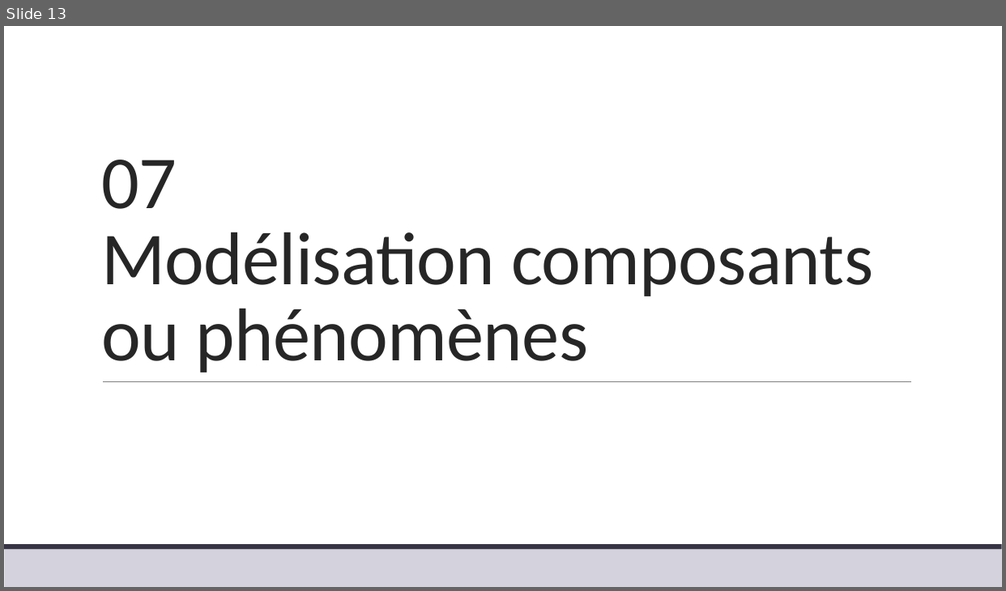
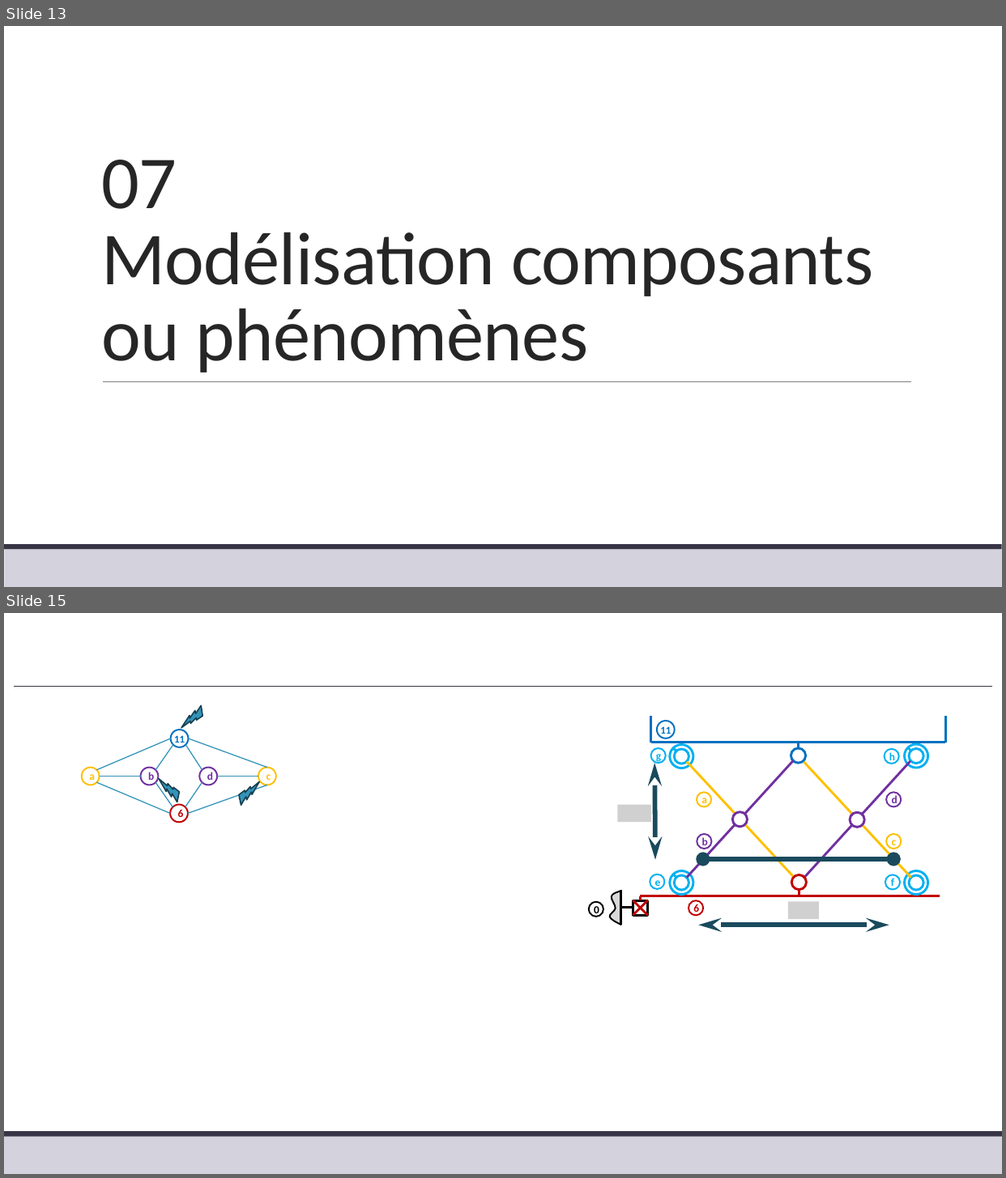
Before and after one commit to xpessoles/TP_Corriges, a slide deck: 13_Moby_Crea/13_Moby_Crea_Corrige.pptx. Shown one above the other, each under a label of ours: slide 13 before the commit, slides 13 and 15 after it; the slides between them are not shown. The pictures are 1006x591 and 1006x1178 pixels, drawn with LibreOffice and Linux fonts; fonts in the diff are those of the drawing; grey boxes stand for pictures; background and template pictures are left out. Boxes give left, top, right and bottom in pixels: in the first picture for what was removed or moved away, otherwise in the second. Text is boxed around its words. In the diff, an @@ line names an element or a change of style, - is before the commit and + after.

```diff
--- a/13_Moby_Crea/13_Moby_Crea_Corrige.pptx
+++ b/13_Moby_Crea/13_Moby_Crea_Corrige.pptx
@@ slide 15 added at [4, 613, 1002, 1174], background #FFFFFF; not listed: 2 template elements that a slide beside it also shows @@
@@ line added from (14, 686) to (992, 686), #373545 0.5 pt @@
@@ lightning bolt added at [181, 703, 204, 731], fill #3494BA, outline #174152 1.25 pt @@
@@ ellipse added at [171, 730, 189, 747], fill #FFFFFF, outline #0070C0 1.5 pt, 10 pt, text #0070C0, bold @@
+11
@@ line added from (97, 770) to (171, 739), #3494BA 1 pt @@
@@ line added from (156, 770) to (173, 745), #3494BA 1 pt @@
@@ line added from (202, 770) to (186, 745), #3494BA 1 pt @@
@@ line added from (267, 767) to (188, 739), #3494BA 1 pt @@
@@ ellipse added at [82, 767, 100, 786], fill #FFFFFF, outline #FFC000 1.5 pt, 10.5 pt, text #FFC000, bold @@
+a
@@ line added from (97, 782) to (170, 814), #3494BA 1 pt @@
@@ line added from (140, 776) to (99, 776), #3494BA 1 pt @@
@@ ellipse added at [140, 767, 158, 786], fill #FFFFFF, outline #7030A0 1.5 pt, 10.5 pt, text #7030A0, bold @@
+b
@@ line added from (156, 782) to (172, 807), #3494BA 1 pt @@
@@ lightning bolt added at [159, 777, 181, 804], fill #3494BA, outline #174152 1.25 pt @@
@@ line added from (202, 782) to (185, 807), #3494BA 1 pt @@
@@ ellipse added at [199, 767, 217, 786], fill #FFFFFF, outline #7030A0 1.5 pt, 10.5 pt, text #7030A0, bold @@
+d
@@ line added from (217, 776) to (258, 776), #3494BA 1 pt @@
@@ lightning bolt added at [238, 779, 260, 807], fill #3494BA, outline #174152 1.25 pt @@
@@ ellipse added at [258, 767, 276, 786], fill #FFFFFF, outline #FFC000 1.5 pt, 10.5 pt, text #FFC000, bold @@
+c
@@ double arrow added from (654, 763) to (655, 860), #1A4A5D 4.5 pt @@
@@ ellipse added at [170, 805, 188, 823], fill #FFFFFF, outline #C00000 1.5 pt, 10.5 pt, text #C00000, bold @@
+6
@@ line added from (267, 786) to (188, 814), #3494BA 1 pt @@
@@ picture added at [618, 805, 651, 823] @@
@@ double arrow added from (703, 859) to (894, 859), #1A4A5D 4.5 pt @@
@@ group added at [589, 716, 946, 925]: 23 ellipses, 19 lines, 1 freeform shape, 1 rectangle @@
+0
+6
+11
+a
+b
+c
+d
+e
+f
+g
+h
@@ picture added at [789, 902, 819, 920] @@
@@ double arrow added from (699, 925) to (889, 925), #1A4A5D 4.5 pt @@
```
Also in this commit, not shown: 2 other slides added.
